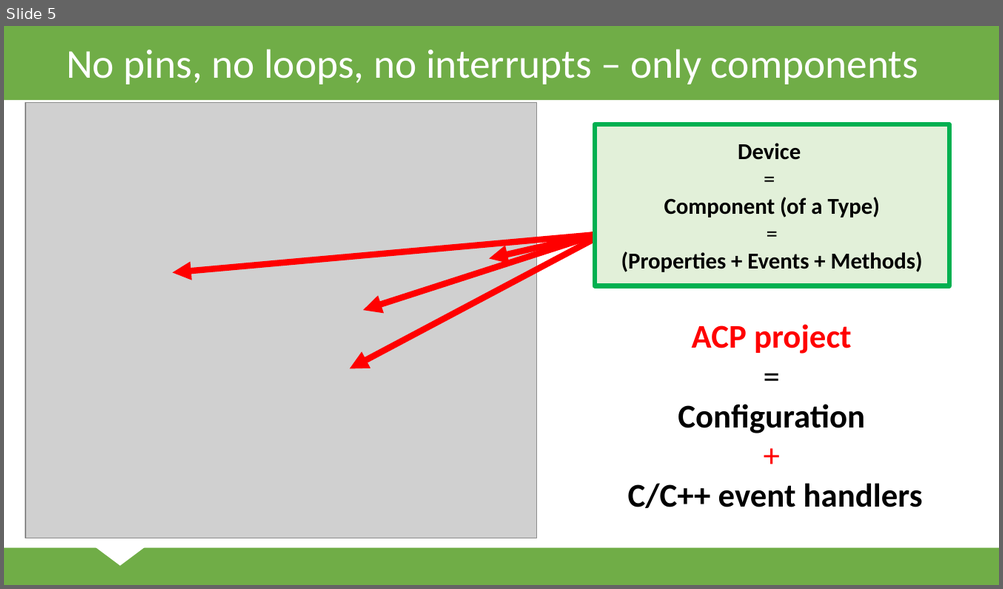
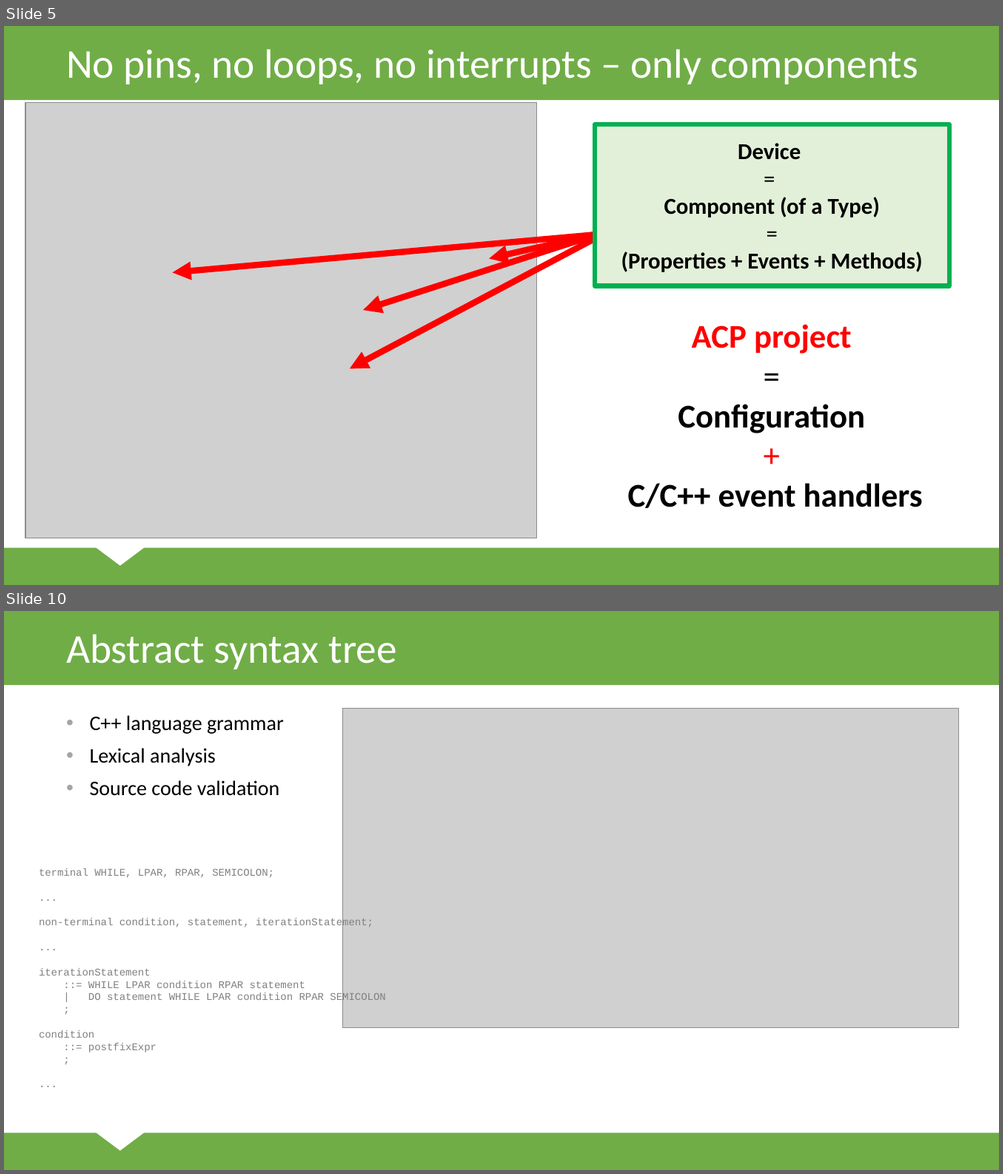
Before and after one commit to ppatrik/DiplomovaPraca, a slide deck: svk/Prezentacia.pptx. Shown one above the other, each under a label of ours: slide 5 before the commit, slides 5 and 10 after it; the slides between them are not shown. The pictures are 1003x589 and 1003x1174 pixels, drawn with LibreOffice and Linux fonts; fonts in the diff are those of the drawing; grey boxes stand for pictures. Boxes give left, top, right and bottom in pixels: in the first picture for what was removed or moved away, otherwise in the second. Text is boxed around its words. In the diff, an @@ line names an element or a change of style, - is before the commit and + after.

```diff
--- a/svk/Prezentacia.pptx
+++ b/svk/Prezentacia.pptx
@@ slide 10 added at (x1=4, y1=611, x2=999, y2=1170), background #FFFFFF; not listed: 3 template elements that a slide beside it also shows @@
@@ title added at (x1=66, y1=634, x2=396, y2=669), 39.6 pt, text #FFFFFF @@
+Abstract syntax tree
@@ text added at (x1=90, y1=715, x2=284, y2=796), 20 pt, text #000000 @@
+• C++ language grammar
+• Lexical analysis
+• Source code validation
@@ picture added at (x1=343, y1=709, x2=959, y2=1028) @@
@@ text added at (x1=39, y1=869, x2=385, y2=1053), 10 pt, text #808080 @@
+terminal WHILE, LPAR, RPAR, SEMICOLON;
+...
+non-terminal condition, statement, iterationStatement;
+...
+iterationStatement
+::= WHILE LPAR condition RPAR statement
+| DO statement WHILE LPAR condition RPAR SEMICOLON
+;
+condition
+::= postfixExpr
+;
+...
```
Also in this commit, not shown: 5 slides changed, 8 other slides added, 5 other files.
